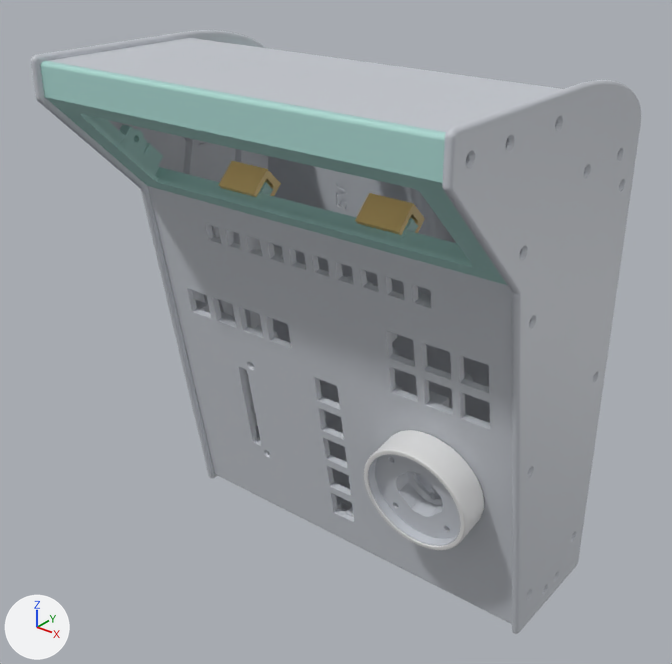
Two versions of the glTF model fiofi/studio/manufactured-surfaces.glb, one commit apart.
Before and after are seen from a 50 mm camera at (387.0, -416.0, 353.0) aimed at (115.0, -75.0, 142.0). The axes (+X, +Y, +Z) are drawn at lower left. The lights are the same throughout. The first picture is the older version. Vertices at exactly the same position are counted once.

Objects in the first picture: '01_Base', '02_Fianco_DX', '02_Fianco_SX', '04_Frontale', '08_Deck', '09_Console_schermo', '13C', '13_Ruota_jog', '27L_Fermo_INF_1', '27L_Fermo_INF_2', '29_Retro_a_L'.
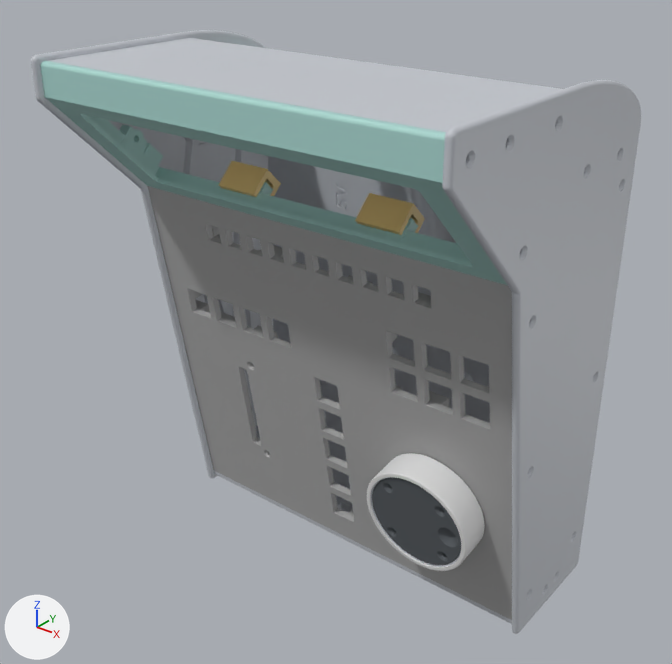
Pixel boxes [x1, y1, x2, y2] of what changed, in the pictures (672 x 664 px; the box of a moved part takes in the faces that stretch with it):
```json
{"object": "13C", "change": "moved", "before": [364, 430, 484, 550], "after": [367, 453, 485, 571]}
{"object": "13B_Tappo_jog", "change": "added", "after": [372, 477, 461, 565]}
{"part": 2, "of": "me_08_deck", "change": "moved or reshaped", "before": [193, 290, 512, 618], "after": [148, 187, 512, 620], "on screen": "mostly hidden before"}
{"part": 3, "of": "me_08_deck", "change": "moved or reshaped", "after": [371, 283, 512, 393], "on screen": "not visible before"}
{"part": 4, "of": "me_08_deck", "change": "recoloured", "before": [148, 186, 512, 620], "after": [148, 186, 512, 620], "on screen": "light grey to grey"}
{"part": 5, "of": "me_08_deck", "change": "recoloured", "before": [148, 186, 512, 620], "after": [148, 186, 512, 620]}
{"object": "13_Ruota_jog", "change": "unchanged, covered by the edit", "before": [368, 454, 461, 546], "after": [371, 477, 462, 567]}
```

Edits to the scene script, one JSON object a line:
```json
{"op": "add", "block": "mat_mjf_pa12s_hp_nero", "code": ["mat_mjf_pa12s_hp_nero = principled_material('MJF_PA12S_HP_nero')", "mat_mjf_pa12s_hp_nero.base_color = (0.0902, 0.102, 0.114)  # dark grey #555a5f", "mat_mjf_pa12s_hp_nero.roughness = 0.88"]}
{"block": "me_08_deck", "where": "# used by ob_08_deck; location = (0.0, 0.0, 0.0)"}
{"op": "remove", "block": "me_08_deck", "code": "me_08_deck.from_pydata(...)  # 13487 vertices, 27102 faces; spans x 4.0..226.0, y -100.0..-50.0, z 4.0..206.0"}
{"op": "add", "block": "me_08_deck", "code": "me_08_deck.from_pydata(...)  # 14378 vertices, 28880 faces; spans x 4.0..226.0, y -100.0..-50.0, z 4.0..206.0"}
{"block": "me_08_deck", "change": "me_08_deck part 2: 616 vertices moved within x 4.0..226.0, y -93.0..-56.0, z 15.0..194.0; 238 vertices removed from x 19.0..194.0, y -85.0..-57.0, z 20.0..140.0; 1015 vertices added at x 18.0..196.0, y -96.0..-57.0, z 20.0..195.0"}
{"block": "me_08_deck", "change": "me_08_deck part 3: 201 vertices moved within x 129.0..226.0, y -93.0..-80.0, z 156.0..194.0; 27 vertices removed from x 142.0..214.0, y -89.0..-80.0, z 159.0..166.0; 141 vertices added at x 139.0..214.0, y -93.0..-80.0, z 147.0..167.0"}
{"block": "me_08_deck", "change": "me_08_deck part 4: 10855 kept faces spanning x 4.0..226.0, y -100.0..-50.0, z 4.0..206.0 get new vertex colours; the middle colour goes from light grey #c7cbd2 to grey #aaaaaa"}
{"block": "me_08_deck", "change": "me_08_deck part 5: 10855 faces spanning x 4.0..226.0, y -100.0..-50.0, z 4.0..206.0 switch from mat_defaultmaterial_005 to mat_defaultmaterial_008"}
{"block": "me_08_deck", "change": "other edits to the shape of me_08_deck do not show in these pictures"}
{"block": "me_13c", "where": "# used by ob_13c; location = (0.0, 0.0, 0.0)"}
{"op": "remove", "block": "me_13c", "code": "me_13c.from_pydata(...)  # 11948 vertices, 23896 faces; spans x 149.8..210.2, y -101.6..-74.4, z 47.3..109.7"}
{"op": "add", "block": "me_13c", "code": "me_13c.from_pydata(...)  # 11948 vertices, 23896 faces; spans x 149.8..210.2, y -99.2..-71.9, z 32.5..94.9"}
{"block": "me_13c", "change": "me_13c part 1: the whole mesh is moved by (0.0, 2.5, -14.8)"}
{"op": "add", "block": "me_13b_tappo_jog", "code": ["me_13b_tappo_jog = bpy.data.meshes.new('13B_Tappo_jog')", "me_13b_tappo_jog.from_pydata(...)  # 4608 vertices, 9228 faces; spans x 153.0..207.0, y -97.8..-84.2, z 35.8..89.7", "me_13b_tappo_jog.materials.append(mat_mjf_pa12s_hp_nero)  # dark grey #555a5f"]}
{"op": "add", "block": "ob_13b_tappo_jog", "code": ["ob_13b_tappo_jog = bpy.data.objects.new('13B_Tappo_jog', me_13b_tappo_jog)", "ob_13b_tappo_jog.location = (0.0, 0.0, 0.0)"]}
```
